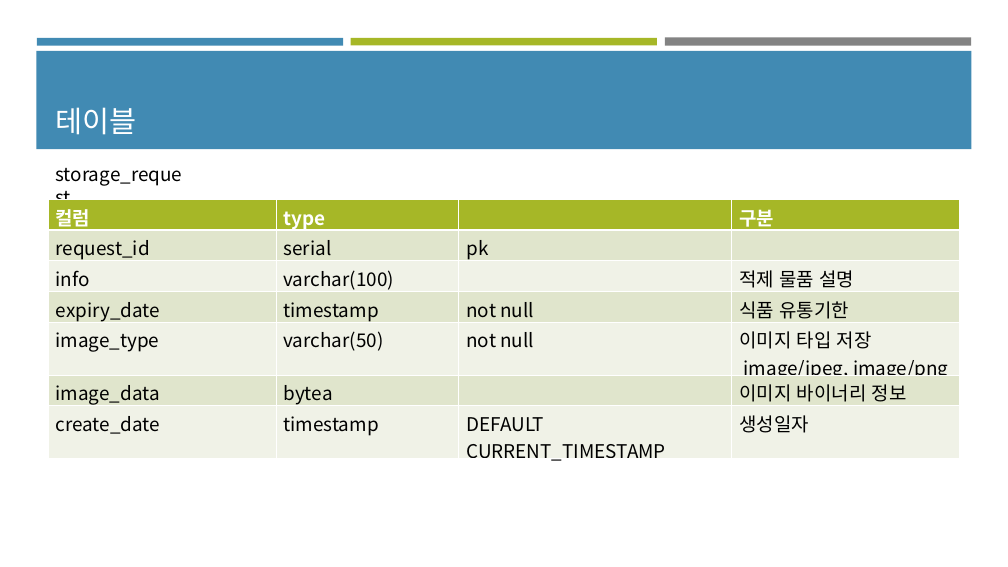
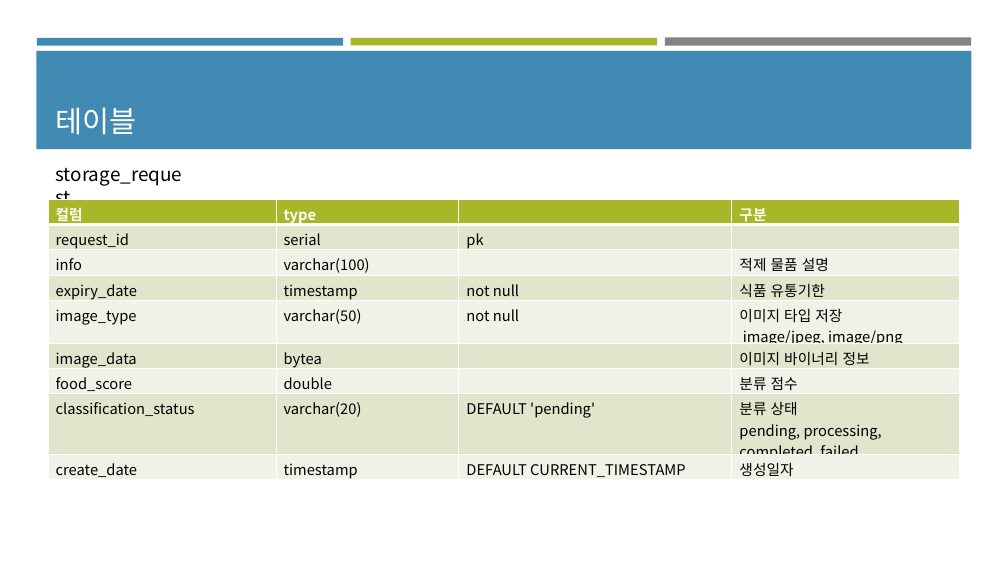
Before and after one commit to mkim0203/yolo_mini_project, a slide deck: slide 18 of 창고관리.pptx. Drawn at 1008x567 pixels with LibreOffice and Linux fonts; fonts in the diff are those of the drawing. Boxes give left, top, right and bottom in pixels: in the first picture for what was removed or moved away, otherwise in the second. Text is boxed around its words. In the diff, an @@ line names an element or a change of style, - is before the commit and + after.

```diff
--- a/창고관리.pptx
+++ b/창고관리.pptx
@@ table at [48, 200, 961, 483] @@
+row 7: food_score | double |  | 분류 점수
+row 8: classification_status | varchar(20) | DEFAULT 'pending' | 분류 상태 / pending, processing, completed, failed
```
Also in this commit, not shown: 2 other slides changed, 1 slide added, 28 other files.
